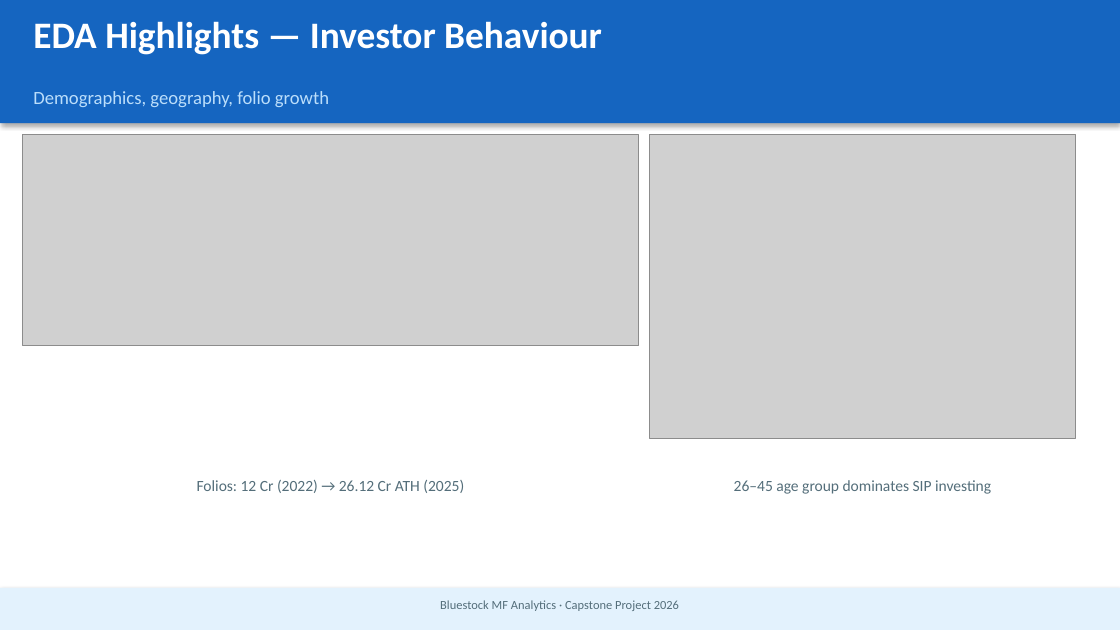
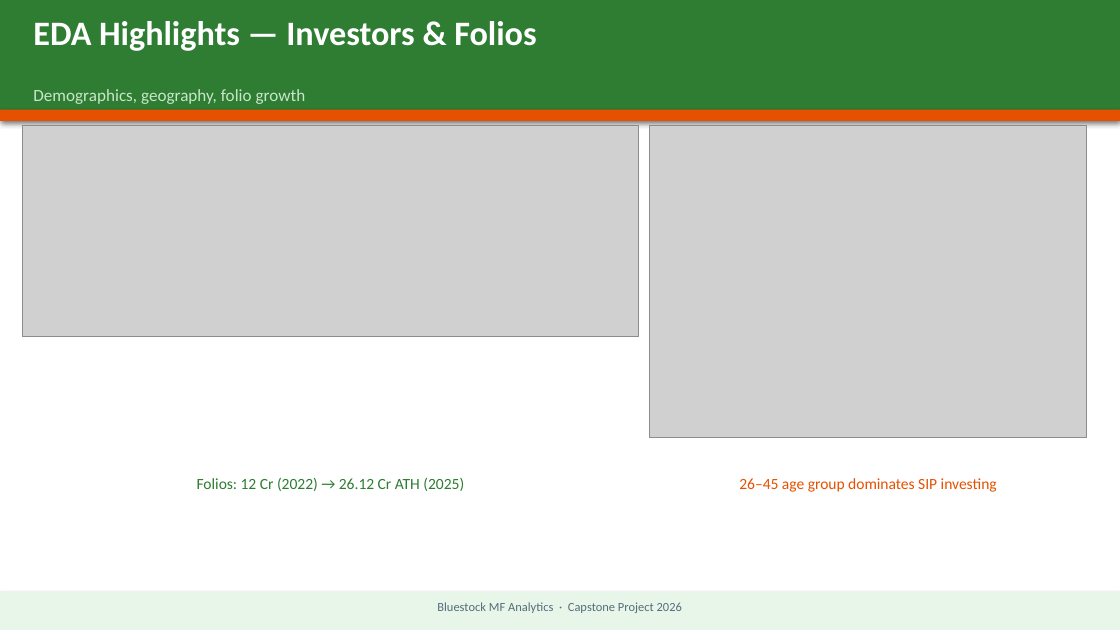
Before and after one commit to HellyPatel-05/MutualFundAnalytics, a slide deck: slide 6 of reports/Bluestock_MF_Presentation.pptx. Drawn at 1120x630 pixels with LibreOffice and Linux fonts; fonts in the diff are those of the drawing; grey boxes stand for pictures. Boxes give left, top, right and bottom in pixels: in the first picture for what was removed or moved away, otherwise in the second. Text is boxed around its words. In the diff, an @@ line names an element or a change of style, - is before the commit and + after.

```diff
--- a/reports/Bluestock_MF_Presentation.pptx
+++ b/reports/Bluestock_MF_Presentation.pptx
@@ rectangle: place and size @@
-rectangle at [0,0,1120,123]
+rectangle at [0,0,1120,118]
@@ rectangle at [0,0,1120,118]: fill #1565C0 to #2E7D32 @@
@@ text at [33,21,536,51]: text changed; size 24 to 22 pt @@
-EDA Highlights — Investor Behaviour
+EDA Highlights — Investors & Folios
@@ text "Demographics, geography, folio growth" at [33,89,306,104]: size 12 to 11 pt, text colour #BBDEFB to #C8E6C9 @@
@@ rectangle added at [0,110,1120,121], fill #E65100 @@
@@ picture: place and size @@
-picture at [22,134,638,346]
+picture at [22,125,638,337]
@@ picture: place and size @@
-picture at [650,134,1075,438]
+picture at [650,125,1086,438]
@@ text "Folios: 12 Cr (2022) → ..." at [197,478,464,491]: text colour #546E7A to #2E7D32 @@
@@ text "26–45 age group dominates SIP ..." at [739,478,997,492]: text colour #546E7A to #E65100 @@
@@ rectangle at [0,591,1120,630]: fill #E3F2FD to #E8F5E9 @@
```
Also in this commit, not shown: 11 other slides changed, 4 other files.
